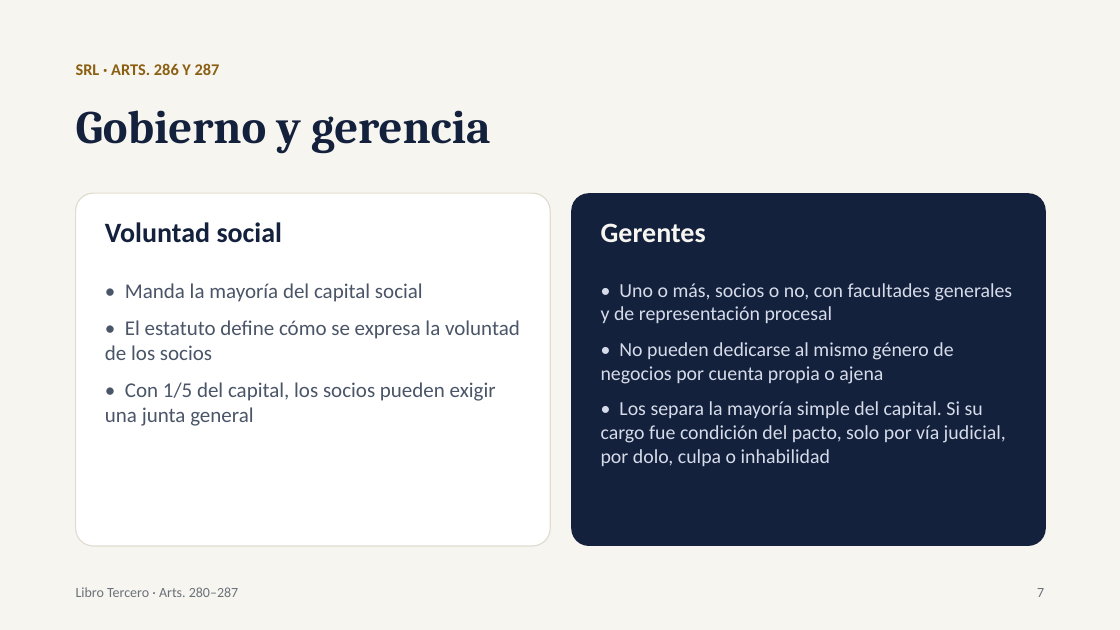
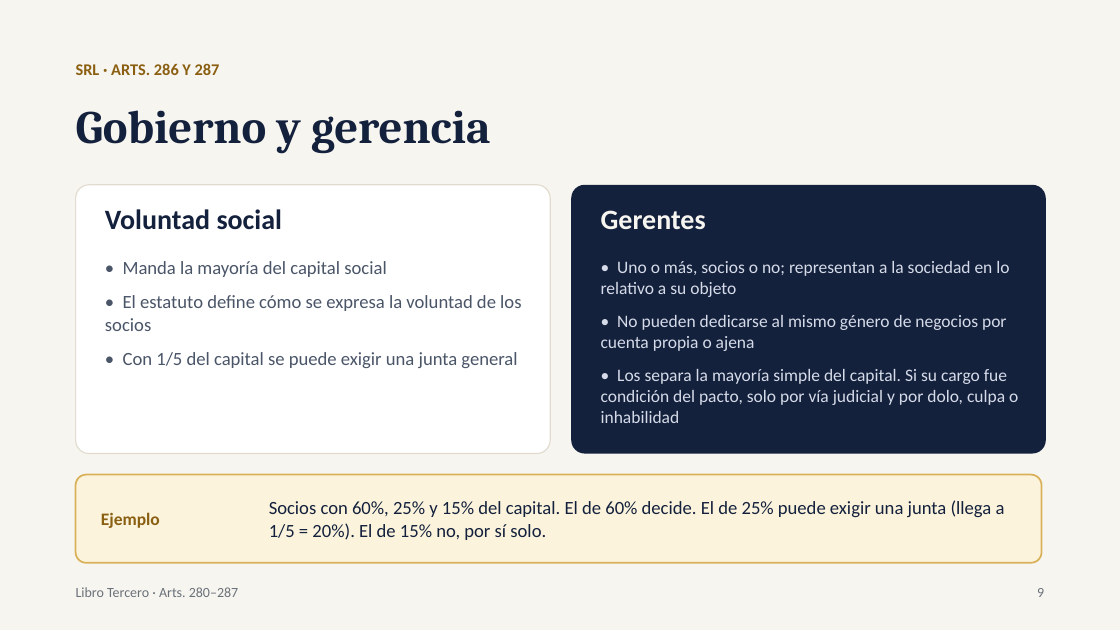
Before and after one commit to chicoma1998-ux/Eh-cloude, a slide deck: slide 9 of Comandita_y_SRL_Exposicion.pptx (slide 7 before the commit). Drawn at 1120x630 pixels with LibreOffice and Linux fonts; fonts in the diff are those of the drawing. Boxes give left, top, right and bottom in pixels: in the first picture for what was removed or moved away, otherwise in the second. Text is boxed around its words. In the diff, an @@ line names an element or a change of style, - is before the commit and + after.

```diff
--- a/Comandita_y_SRL_Exposicion.pptx
+++ b/Comandita_y_SRL_Exposicion.pptx
@@ rounded rectangle: place and size @@
-rounded rectangle at [76, 193, 550, 546]
+rounded rectangle at [76, 185, 550, 454]
@@ text "Voluntad social": place and size @@
-text "Voluntad social" at [105, 222, 282, 243]
+text "Voluntad social" at [105, 209, 282, 230]
@@ rounded rectangle: place and size @@
-rounded rectangle at [571, 193, 1046, 546]
+rounded rectangle at [571, 185, 1046, 454]
@@ text "Gerentes": place and size @@
-text "Gerentes" at [601, 223, 706, 242]
+text "Gerentes" at [601, 210, 706, 229]
@@ text at [105, 261, 521, 331]: size 18 to 16 pt in "• Manda la mayoría del capital social", "• El estatuto define cómo se expresa ..." @@
@@ text "• Manda la mayoría del ...": place and size @@
-text "• Manda la mayoría del ..." at [105, 283, 520, 426]
+text "• Manda la mayoría del ..." at [105, 261, 521, 368]
@@ text at [601, 261, 1009, 297]: text changed; size 17 to 15 pt @@
-• Uno o más, socios o no, con facultades generales y de representación procesal
+• Uno o más, socios o no; representan a la sociedad en lo relativo a su objeto
@@ text "• Uno o más, socios ...": place and size @@
-text "• Uno o más, socios ..." at [601, 283, 1013, 466]
+text "• Uno o más, socios ..." at [601, 261, 1018, 423]
@@ text at [601, 315, 1006, 351]: size 17 to 15 pt in "• No pueden dedicarse al mismo género ..." @@
@@ text at [123, 352, 517, 368]: text changed; size 18 to 16 pt @@
-• Con 1/5 del capital, los socios pueden exigir una junta general
+• Con 1/5 del capital se puede exigir una junta general
@@ text at [601, 369, 1018, 423]: text changed; size 17 to 15 pt @@
-• Los separa la mayoría simple del capital. Si su cargo fue condición del pacto, solo por vía judicial, por dolo, culpa o inhabilidad
+• Los separa la mayoría simple del capital. Si su cargo fue condición del pacto, solo por vía judicial y por dolo, culpa o inhabilidad
@@ rounded rectangle added at [76, 475, 1042, 563], fill #FBF3DC, outline #D9B15A 1.5 pt @@
@@ text added at [269, 500, 1005, 540], 16 pt, text #14213D @@
+Socios con 60%, 25% y 15% del capital. El de 60% decide. El de 25% puede exigir una junta (llega a 1/5 = 20%). El de 15% no, por sí solo.
@@ text added at [101, 512, 160, 528], 15 pt, text #8A5F12, bold @@
+Ejemplo
@@ text at [1037, 588, 1044, 597]: text changed @@
-7
+9
```
Also in this commit, not shown: 7 other slides changed, 3 slides added.
